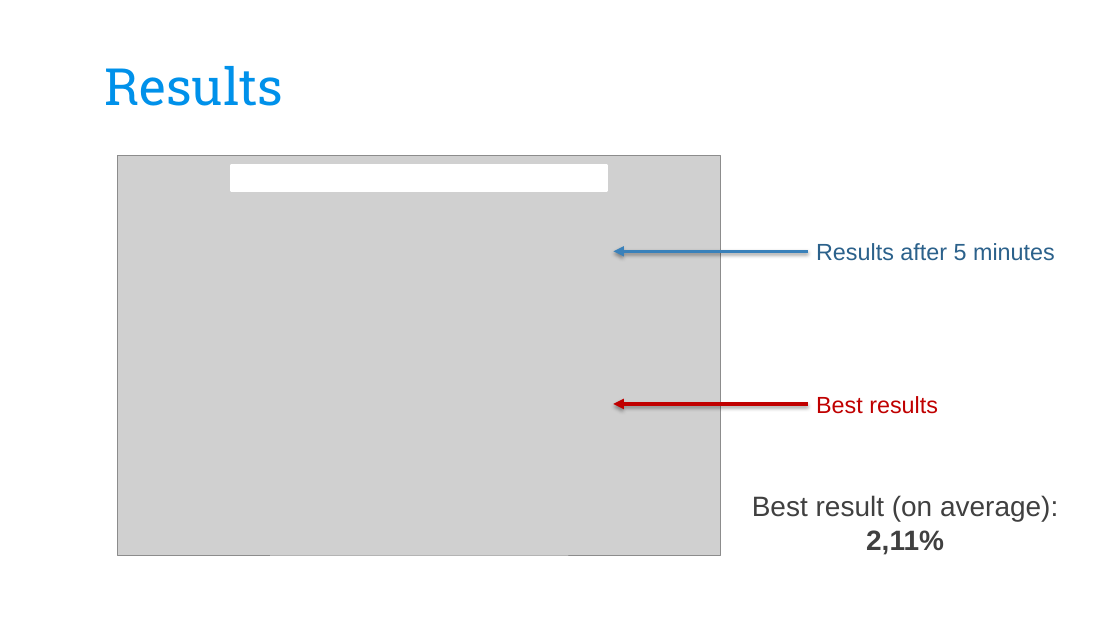
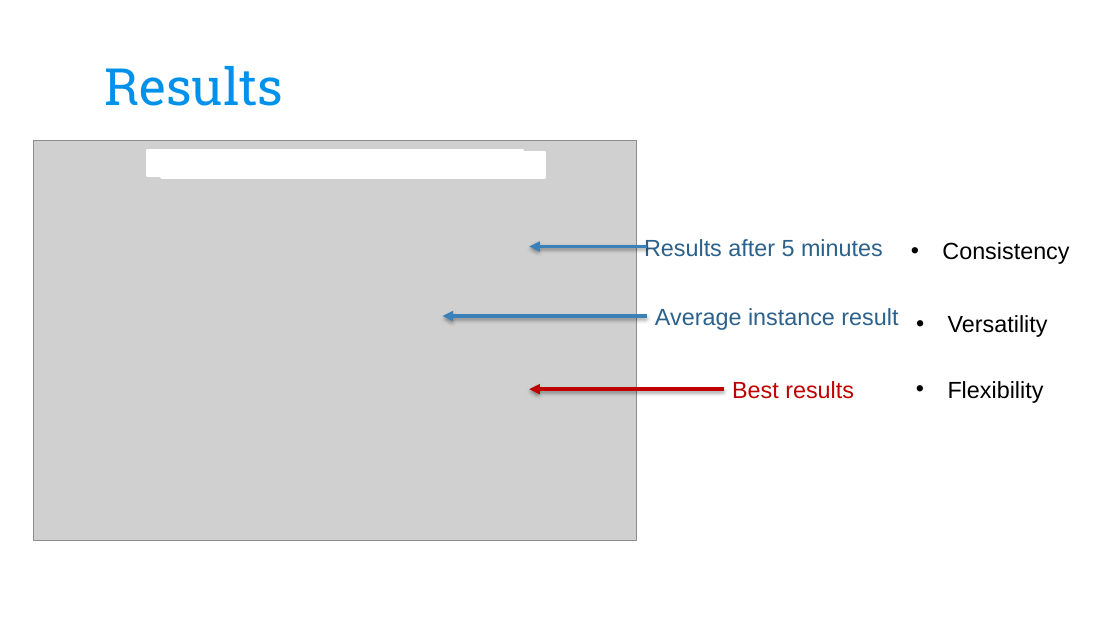
Before and after one commit to CarolinaBianchi/ETPsolver, a slide deck: slide 32 of Optimization/doc/ETPslides_OMAAL_group11.pptx (slide 33 before the commit). Drawn at 1120x630 pixels with LibreOffice and Linux fonts; fonts in the diff are those of the drawing; grey boxes stand for pictures; background and template pictures are left out. Boxes give left, top, right and bottom in pixels: in the first picture for what was removed or moved away, otherwise in the second. Text is boxed around its words. In the diff, an @@ line names an element or a change of style, - is before the commit and + after.

Commit message:
Updated presentation (results and conclusion)

```diff
--- a/Optimization/doc/ETPslides_OMAAL_group11.pptx
+++ b/Optimization/doc/ETPslides_OMAAL_group11.pptx
@@ picture: place and size @@
-picture at (118,155,720,555)
+picture at (34,140,636,540)
@@ picture added at (34,140,636,539) @@
@@ rectangle added at (148,150,523,176), fill #FFFFFF, outline #FFFFFF 2 pt @@
@@ rectangle added at (161,152,537,178), fill #FFFFFF, outline #FFFFFF 2 pt @@
@@ rectangle: place and size @@
-rectangle at (232,166,607,192)
+rectangle at (170,152,545,178)
@@ text "Results after 5 minutes": place and size @@
-text "Results after 5 minutes" at (816,243,1055,261)
+text "Results after 5 minutes" at (644,239,883,257)
@@ arrow moved from (808, 251) - (613, 251) to (647, 246) - (529, 246) @@
@@ text added at (942,242,1069,264), 20 pt, text #000000 @@
+• Consistency
@@ arrow added from (647, 316) to (443, 316), #3A81BA 3 pt @@
@@ text added at (655,308,898,330), 20 pt, text #2B618B @@
+Average instance result
@@ text added at (948,315,1048,337), 20 pt, text #000000 @@
+• Versatility
@@ arrow moved from (808, 404) - (613, 404) to (724, 389) - (529, 389) @@
@@ text "Best results": place and size @@
-text "Best results" at (816,396,938,414)
+text "Best results" at (732,381,854,399)
@@ text added at (948,381,1044,403), 20 pt, text #000000 @@
+• Flexibility
@@ text removed at (752,495,1058,555) @@
-Best result (on average): 2,11%
```
Also in this commit, not shown: 3 other slides changed, 1 slide added, 2 slides removed.
